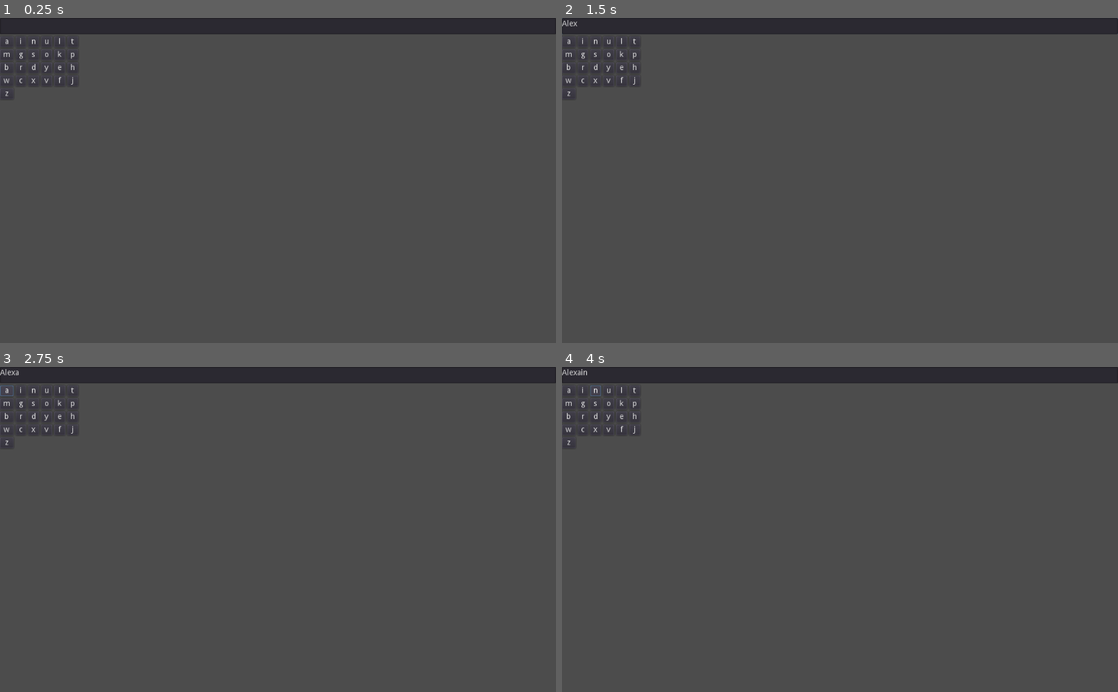
Above: before the commit, frames 1-4 (two rows, left to right).
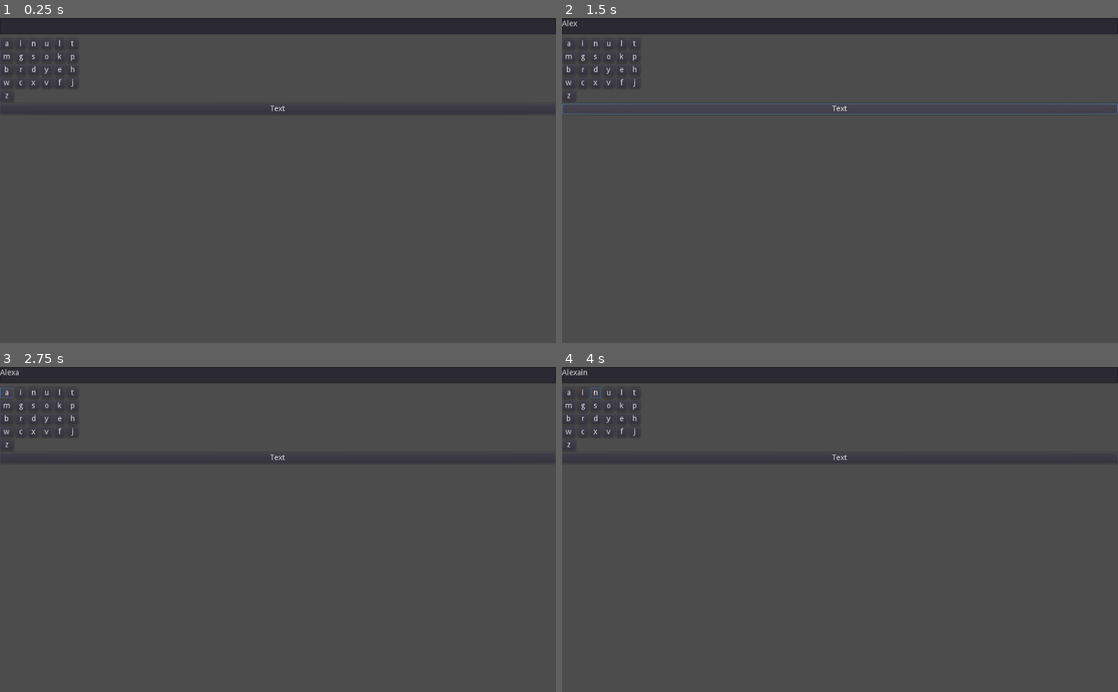
Above: after the commit, the same moments.

Repository: mjsolidarios/sulaisip
Game: Godot game, scene res://Main.tscn
Same seed, same stepped clock (60 frames per second), same inputs: the game is played once before the commit and once after it.
Inputs (mouse positions are in pixels of both pictures, inside the frame that each line leads up to):
- Up to frame 1 (0.25 s): no input
- Up to frame 2 (1.5 s): click (840, 24) at 0.52 s; type "Alex" at 0.6 s; click (840, 109) at 1.25 s, where only the run after the commit has a clickable "Text"
- Up to frame 3 (2.75 s): click "a" at 2 s
- Up to frame 4 (4 s): click "i" at 2.75 s; click "n" at 3.5 s

The runs differ from the first frame. In frame 1, 0.5% of the frame differs, in the area x 0-96%, y 6-30%; in frame 2, 0.7%, in the area x 0-100%, y 0-30%; in frame 3, 0.5%; in frame 4, 0.5%.
Error before the commit: Invalid get index 'nextCharacters' (on base: 'Nil'). (res://Main.gd:43)
Error after the commit: Invalid get index 'wordList' (on base: 'Nil'). (res://Main.gd:53)

Commit message:
Text completion feature

Diff:
--- a/app/Main.gd
+++ b/app/Main.gd
@@ -14,36 +14,48 @@
 		button.connect("pressed", self, "_add_text_to_input", [i])
 		$VBoxContainer/GridContainer.add_child(button)
 
+	$VBoxContainer/Button.emit_signal("gui_input")
+
 # Called every frame. 'delta' is the elapsed time since the previous frame.
-#func _process(delta):
-#	pass
+func _process(delta):
+	Input.warp_mouse_position(Vector2(0,0))
+
 func _add_text_to_input(var character):
 	$VBoxContainer/TextEdit.text += character
 	_predict_next_character()
 
-func _predict_next_character():
+func _predict_next_character(text_fill:=""):
 	var current_text = $VBoxContainer/TextEdit.text
-#	print(current_text)
+	if text_fill.length() > 0:
+		$VBoxContainer/TextEdit.text = current_text+text_fill+" "
 	var url = "http://127.0.0.1:5000"
 	var headers = ["Content-Type: application/json"]
 	var use_ssl=true
 
-	var query := { "text": current_text }
+	var query := { "text": $VBoxContainer/TextEdit.text }
 
 	if current_text.length()>0:
-		# print("current_text.length(): "+str(current_text.length()))
-		# print(query)
-		$HTTPRequest.request(url, headers, false, HTTPClient.METHOD_POST, to_json(query))
+		$HTTPRequest.request(url, headers, use_ssl, HTTPClient.METHOD_POST, to_json(query))
 	else:
 		$HTTPRequest.request(url)
 
 func _on_HTTPRequest_request_completed(result, response_code, headers, body):
-	print(result)
 	var json = JSON.parse(body.get_string_from_utf8())
-	print(json.result['nextCharacters'])
-	print(json.result['stringGroup'])
-	print(json.result['wordList'])
+#	print(json.result['nextCharacters'])
+#	print(json.result['stringGroup'])
+#	print(json.result['wordList'])
 
+	# clear node
+	var TextSuggestionsChildren = $VBoxContainer/TextSuggestions.get_children()
+	for i in TextSuggestionsChildren:
+		$VBoxContainer/TextSuggestions.remove_child(i)
+
+	for i in json.result['wordList']:
+		var TextButton = Button.new()
+		var TrimmedText = i['sequence'].replace(".", "")
+		TextButton.text = TrimmedText
+		TextButton.connect("pressed", self, "_predict_next_character", [i['token_str']])
+		$VBoxContainer/TextSuggestions.add_child(TextButton)
 
 func _on_Button_pressed():
 	_predict_next_character()
--- a/app/Main.tscn
+++ b/app/Main.tscn
@@ -16,11 +16,23 @@
 rect_min_size = Vector2( 0, 30 )
 caret_blink = true
 
-[node name="GridContainer" type="GridContainer" parent="VBoxContainer"]
+[node name="TextSuggestions" type="GridContainer" parent="VBoxContainer"]
 margin_top = 34.0
 margin_right = 1024.0
 margin_bottom = 34.0
+columns = 5
+
+[node name="GridContainer" type="GridContainer" parent="VBoxContainer"]
+margin_top = 38.0
+margin_right = 1024.0
+margin_bottom = 38.0
 columns = 6
+
+[node name="Button" type="Button" parent="VBoxContainer"]
+margin_top = 42.0
+margin_right = 1024.0
+margin_bottom = 62.0
+text = "Text"
 
 [node name="HTTPRequest" type="HTTPRequest" parent="."]
 
